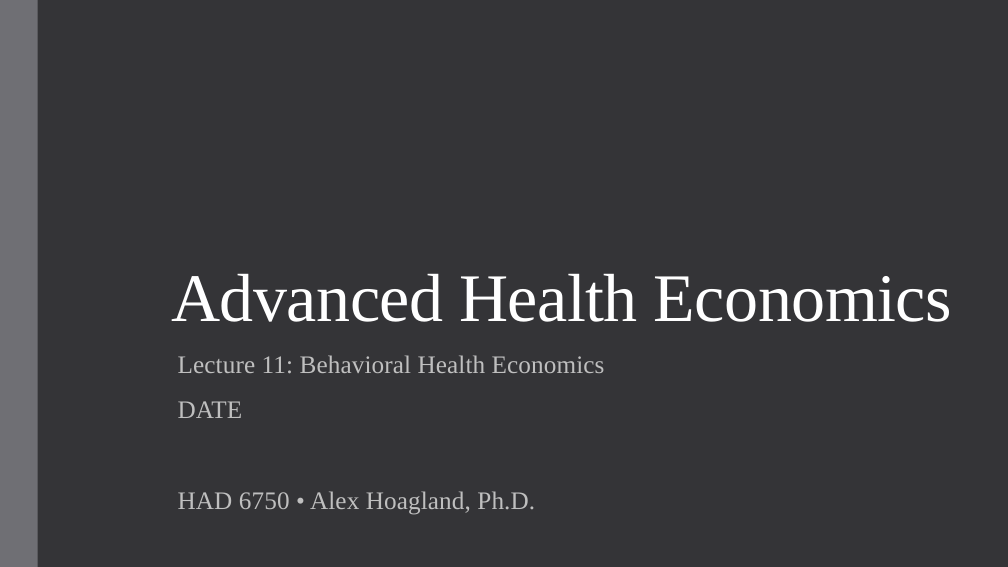
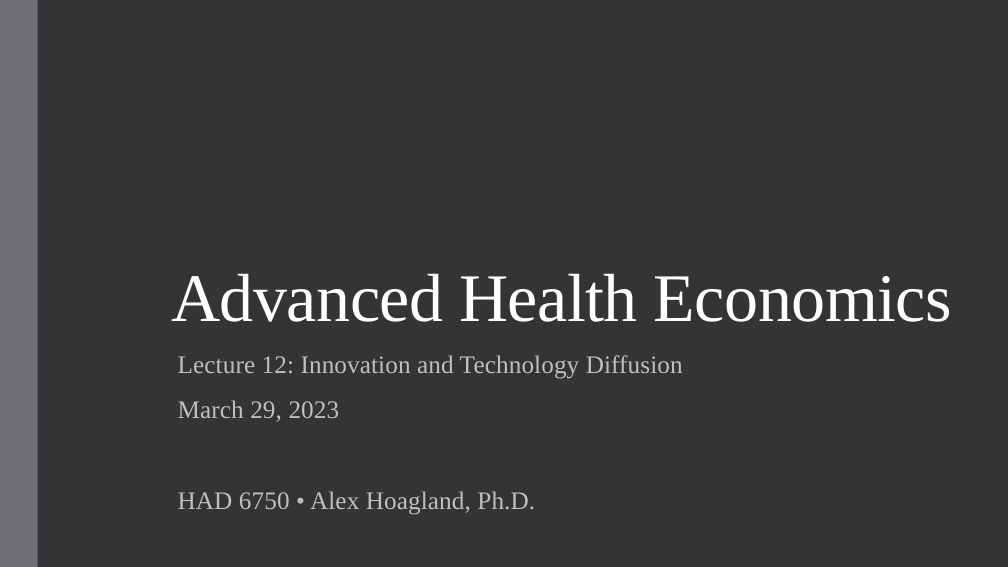
Before and after one commit to alex-hoagland/HAD6750H, a slide deck: slide 1 of Lecture11_Innovation/L11Slides_Innovation_2023W.pptx. Drawn at 1008x567 pixels with LibreOffice and Linux fonts; fonts in the diff are those of the drawing. Boxes give left, top, right and bottom in pixels: in the first picture for what was removed or moved away, otherwise in the second. Text is boxed around its words. In the diff, an @@ line names an element or a change of style, - is before the commit and + after.

```diff
--- a/Lecture11_Innovation/L11Slides_Innovation_2023W.pptx
+++ b/Lecture11_Innovation/L11Slides_Innovation_2023W.pptx
@@ subtitle at (178, 355, 683, 422): text changed @@
-Lecture 11: Behavioral Health Economics
-DATE
+Lecture 12: Innovation and Technology Diffusion
+March 29, 2023
```
Also in this commit, not shown: 45 slides added, 5 slides removed.
